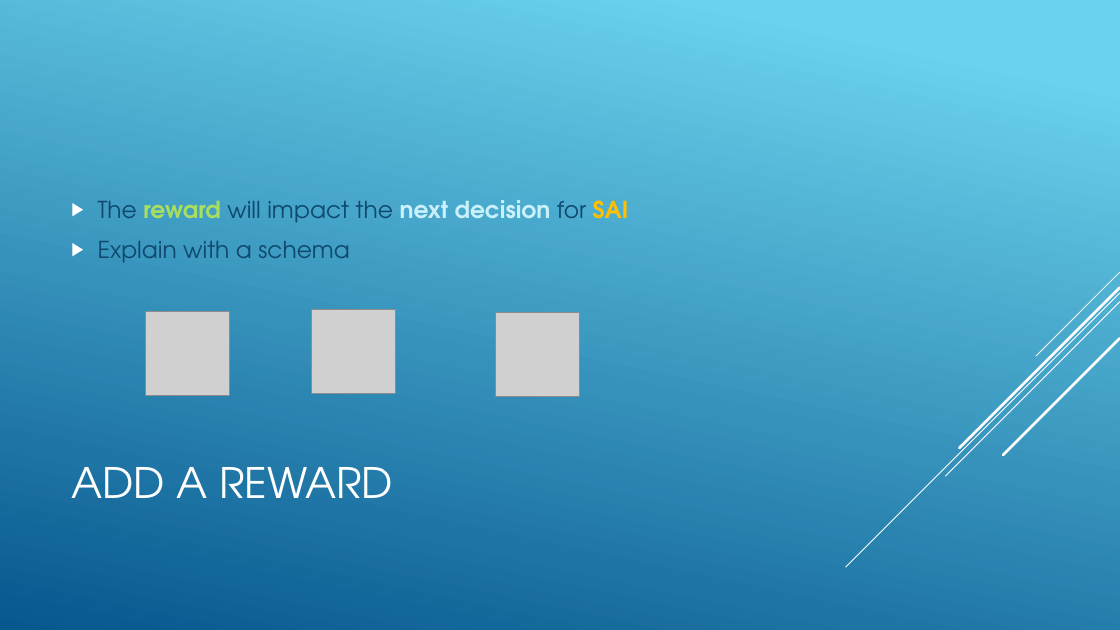
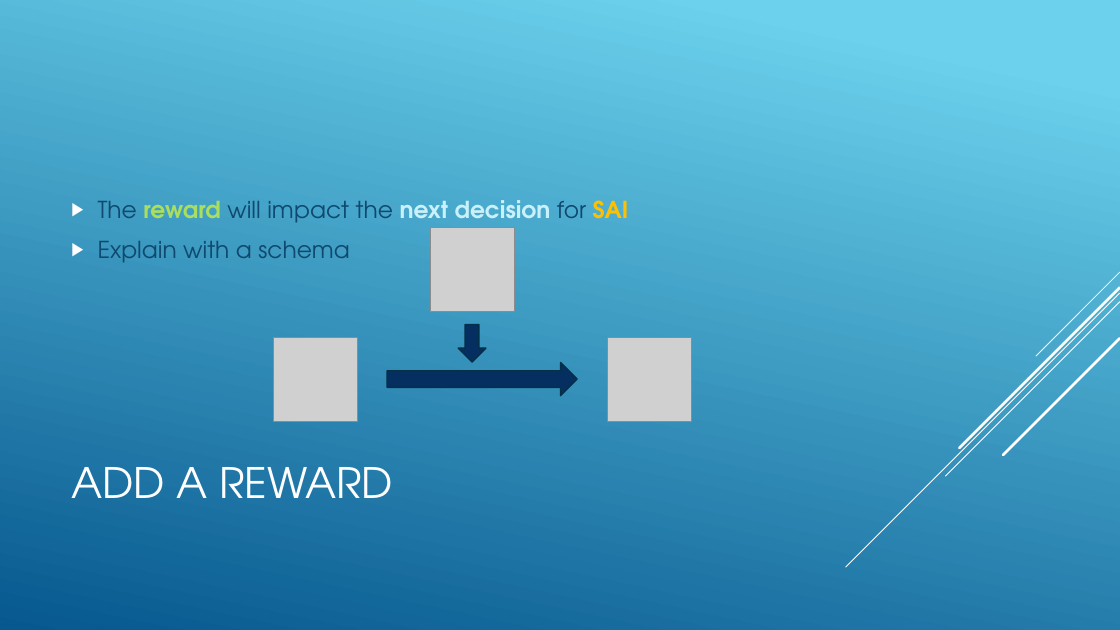
Before and after one commit to jnguyen1192/SIA, a slide deck: slide 9 of SAI_presentation.pptx. Drawn at 1120x630 pixels with LibreOffice and Linux fonts; fonts in the diff are those of the drawing; grey boxes stand for pictures. Boxes give left, top, right and bottom in pixels: in the first picture for what was removed or moved away, otherwise in the second. Text is boxed around its words. In the diff, an @@ line names an element or a change of style, - is before the commit and + after.

Commit message:
#12 Arrows added for reward on issues slides

```diff
--- a/SAI_presentation.pptx
+++ b/SAI_presentation.pptx
@@ picture: place and size @@
-picture at (145, 311, 229, 395)
+picture at (430, 228, 514, 312)
@@ down arrow added at (459, 324, 486, 362), fill #052F61, outline #043148 1.25 pt @@
@@ picture: place and size @@
-picture at (496, 313, 580, 397)
+picture at (273, 337, 357, 421)
@@ picture: place and size @@
-picture at (312, 309, 396, 393)
+picture at (607, 337, 691, 421)
@@ right arrow added at (387, 363, 577, 396), fill #052F61, outline #043148 1.25 pt @@
```
